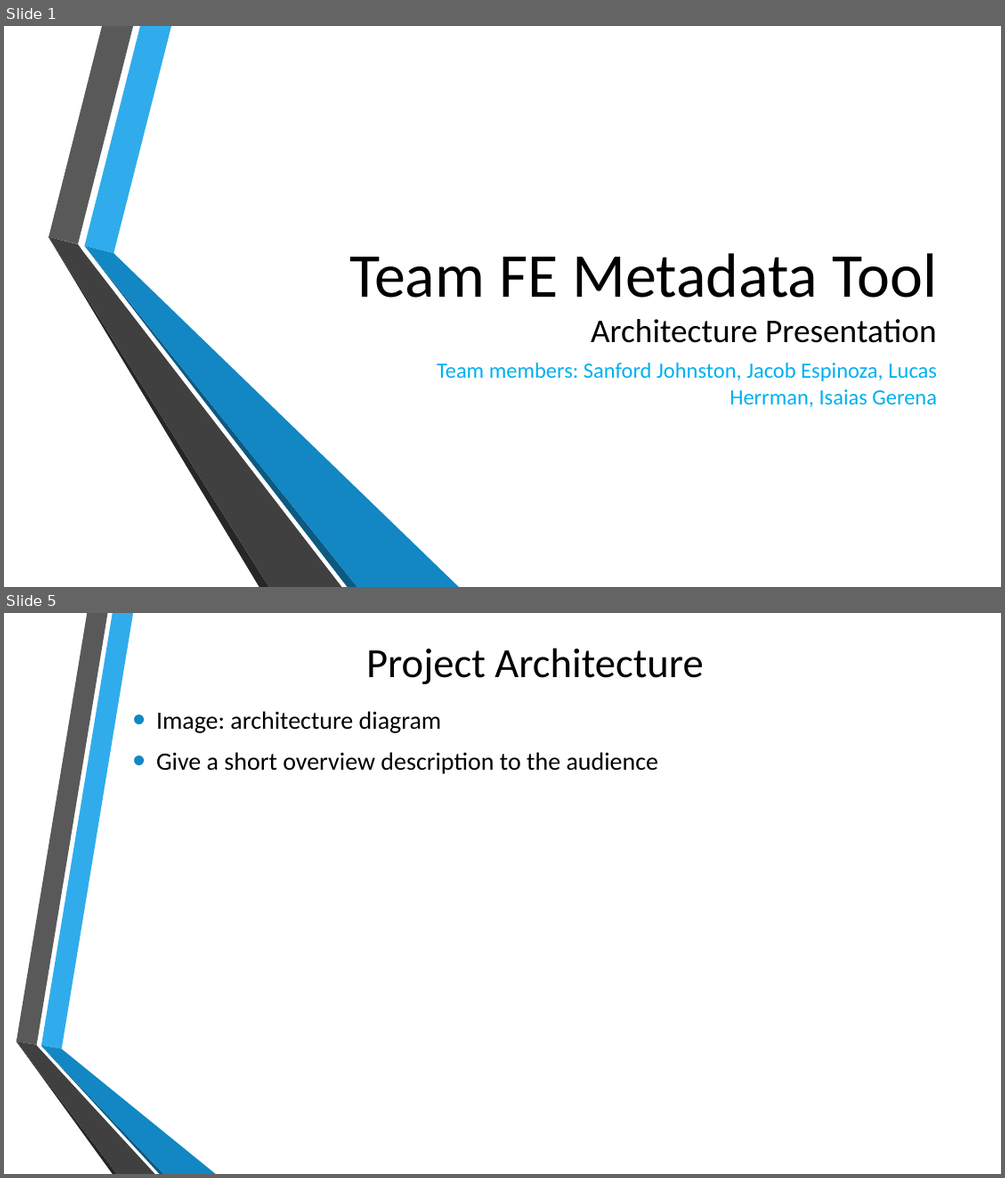
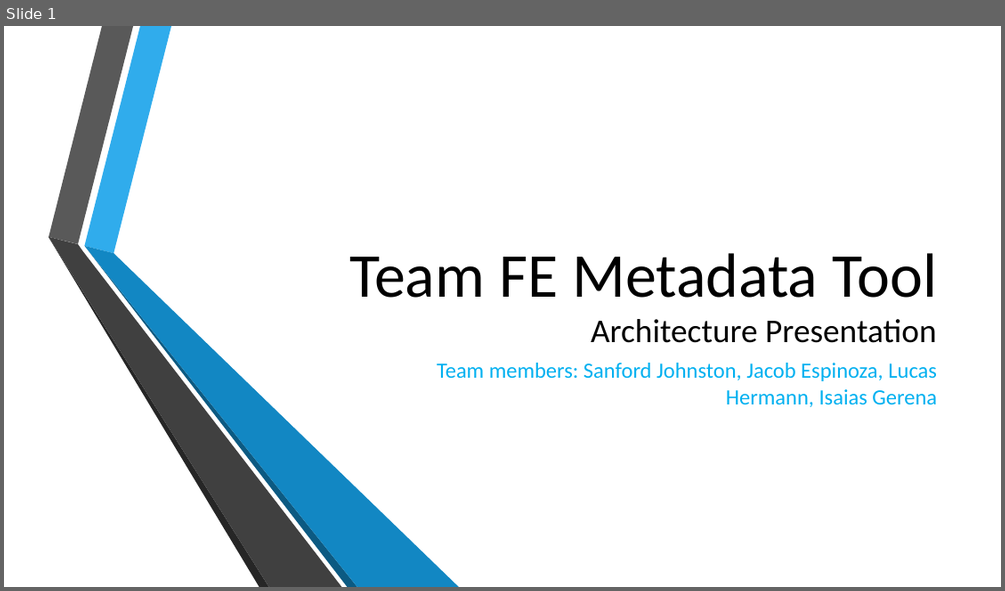
Before and after one commit to NMSU-SDev/team-FE, a slide deck: trunk/docs/TeamFE-ArchPresentation.pptx. Shown one above the other, each under a label of ours: slides 1 and 5 before the commit, slide 1 after it; the slides between them are not shown. The pictures are 1005x1178 and 1005x591 pixels, drawn with LibreOffice and Linux fonts; fonts in the diff are those of the drawing; background and template pictures are left out. Boxes give left, top, right and bottom in pixels: in the first picture for what was removed or moved away, otherwise in the second. Text is boxed around its words. In the diff, an @@ line names an element or a change of style, - is before the commit and + after.

```diff
--- a/trunk/docs/TeamFE-ArchPresentation.pptx
+++ b/trunk/docs/TeamFE-ArchPresentation.pptx
@@ slide 5 removed at [4, 613, 1001, 1174], background picture (left out) @@
@@ title removed at [366, 648, 703, 684] @@
-Project Architecture
@@ text removed at [156, 711, 659, 774] @@
-• Image: architecture diagram
-• Give a short overview description to the audience
@@ group removed at [16, 613, 216, 1174]: 6 freeform shapes @@
@@ slide 1 changed as well @@
@@ subtitle at [437, 362, 937, 407]: text changed @@
-Team members: Sanford Johnston, Jacob Espinoza, Lucas Herrman, Isaias Gerena
+Team members: Sanford Johnston, Jacob Espinoza, Lucas Hermann, Isaias Gerena
```
Also in this commit, not shown: 3 other slides changed, 2 slides added, 1 other slide removed.
